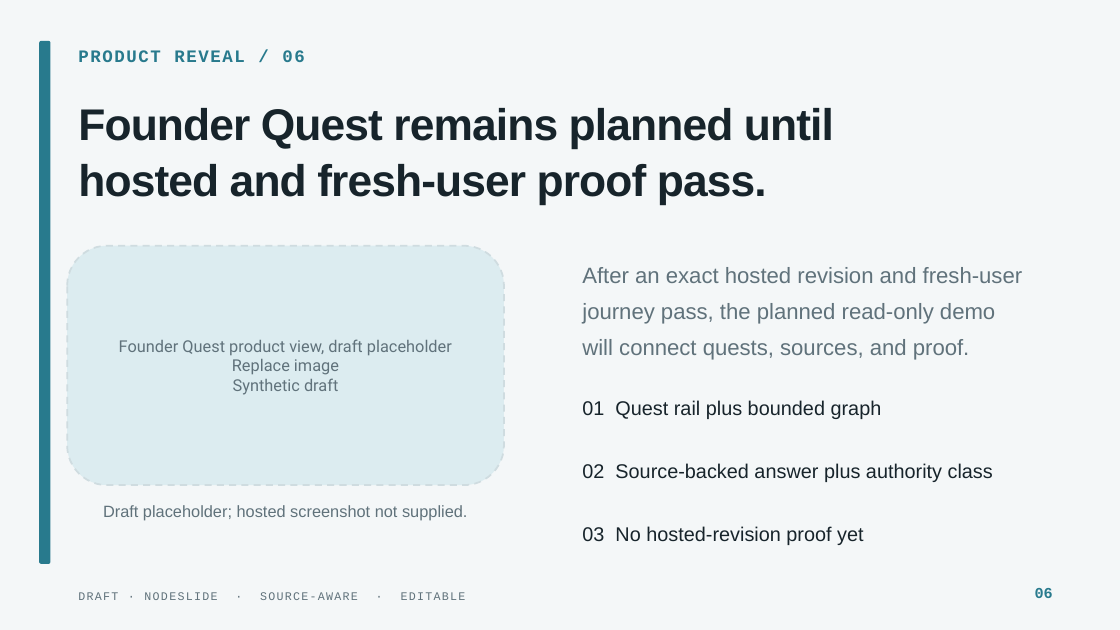
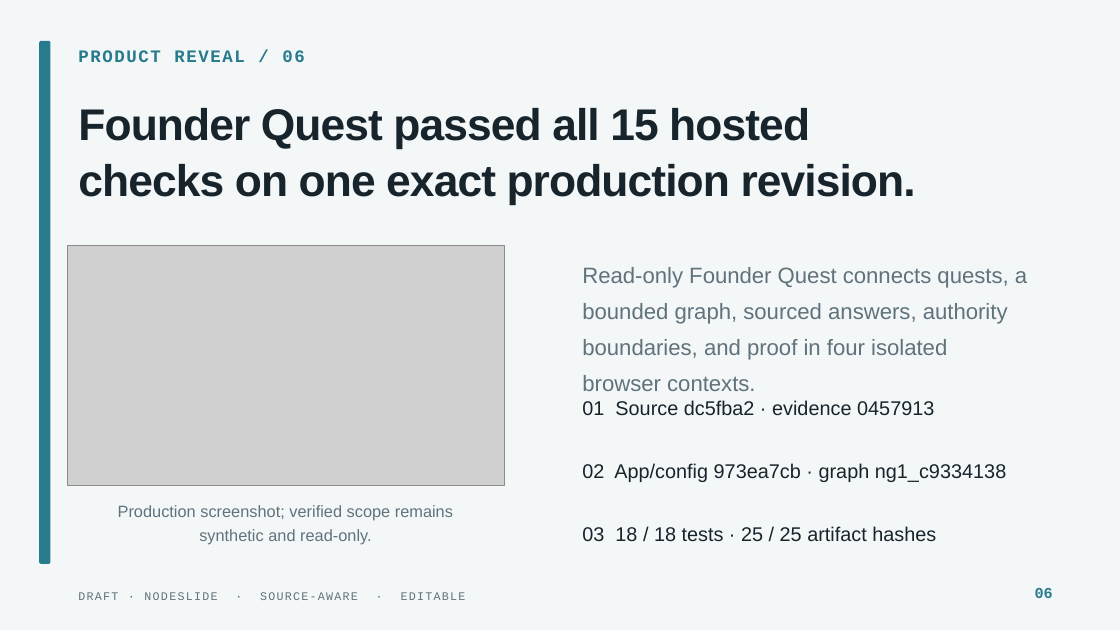
Before and after one commit to HomenShum/node-platform, a slide deck: slide 6 of changes/nodekit-proof-campaign-2026-07-20/presentation/exports/nodekit-proof-campaign-2026-07-20.draft.pptx. Drawn at 1120x630 pixels with LibreOffice and Linux fonts; fonts in the diff are those of the drawing; grey boxes stand for pictures. Boxes give left, top, right and bottom in pixels: in the first picture for what was removed or moved away, otherwise in the second. Text is boxed around its words. In the diff, an @@ line names an element or a change of style, - is before the commit and + after.

Commit message:
feat: bind NodeKit campaign to production proof

```diff
--- a/changes/nodekit-proof-campaign-2026-07-20/presentation/exports/nodekit-proof-campaign-2026-07-20.draft.pptx
+++ b/changes/nodekit-proof-campaign-2026-07-20/presentation/exports/nodekit-proof-campaign-2026-07-20.draft.pptx
@@ text at (x1=78, y1=108, x2=916, y2=204): text changed @@
-Founder Quest remains planned until hosted and fresh-user proof pass.
+Founder Quest passed all 15 hosted checks on one exact production revision.
@@ rounded rectangle removed at (x1=67, y1=245, x2=504, y2=485) @@
@@ picture added at (x1=67, y1=245, x2=504, y2=485) @@
@@ text at (x1=582, y1=267, x2=1027, y2=391): text changed @@
-After an exact hosted revision and fresh-user journey pass, the planned read-only demo will connect quests, sources, and proof.
+Read-only Founder Quest connects quests, a bounded graph, sourced answers, authority boundaries, and proof in four isolated browser contexts.
@@ text removed at (x1=119, y1=339, x2=452, y2=395) @@
-Founder Quest product view, draft placeholder
-Replace image
-Synthetic draft
@@ text at (x1=582, y1=400, x2=934, y2=416): text changed @@
-01 Quest rail plus bounded graph
+01 Source dc5fba2 · evidence 0457913
@@ text at (x1=582, y1=463, x2=1006, y2=482): text changed @@
-02 Source-backed answer plus authority class
+02 App/config 973ea7cb · graph ng1_c9334138
@@ text at (x1=118, y1=505, x2=453, y2=545): text changed @@
-Draft placeholder; hosted screenshot not supplied.
+Production screenshot; verified scope remains synthetic and read-only.
@@ text at (x1=582, y1=526, x2=936, y2=542): text changed @@
-03 No hosted-revision proof yet
+03 18 / 18 tests · 25 / 25 artifact hashes
```
Also in this commit, not shown: 1 other slide changed, 38 other files.
